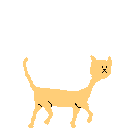
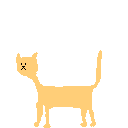
Before/after of a 128 × 128 layered artwork. What changed in the layer stack:
added layer "mirrow" above "run5" over [left=16, top=50, right=112, bottom=128]
hid "run5" over [left=16, top=50, right=112, bottom=128]
hid "run4" over [left=16, top=50, right=112, bottom=128]
hid "run3" over [left=16, top=50, right=112, bottom=128]
hid "run2" over [left=16, top=50, right=112, bottom=128]
hid "run1" over [left=16, top=50, right=112, bottom=128]
hid "run0" over [left=16, top=50, right=112, bottom=128]
